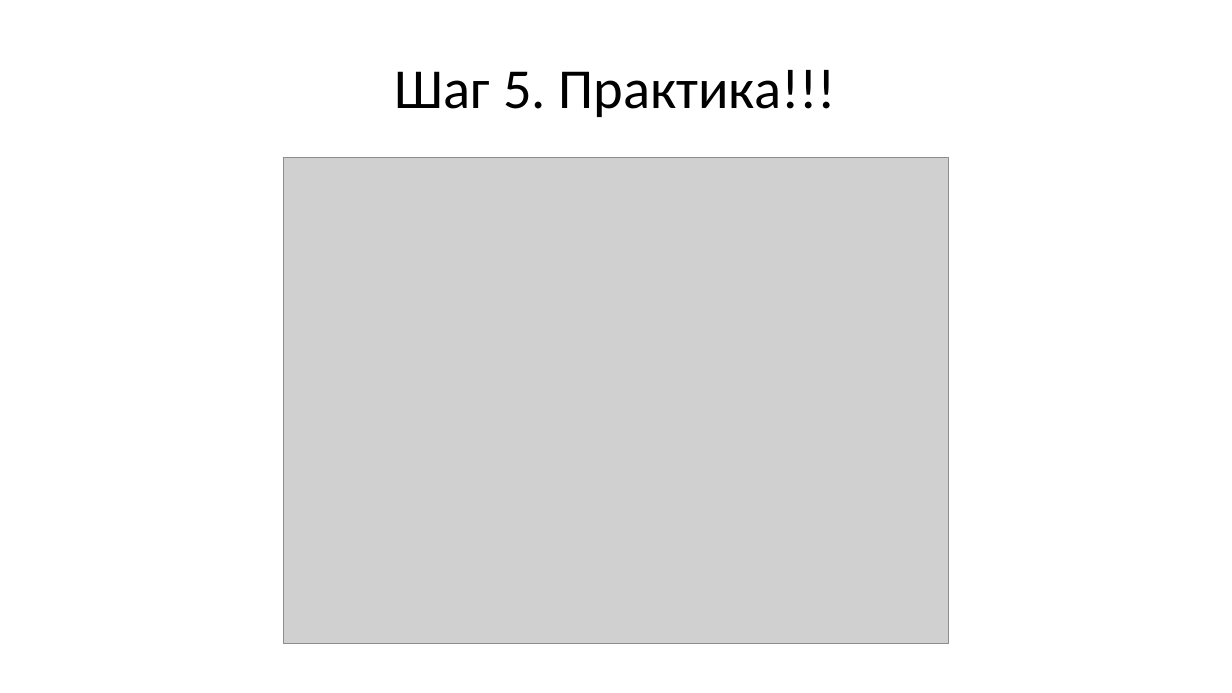
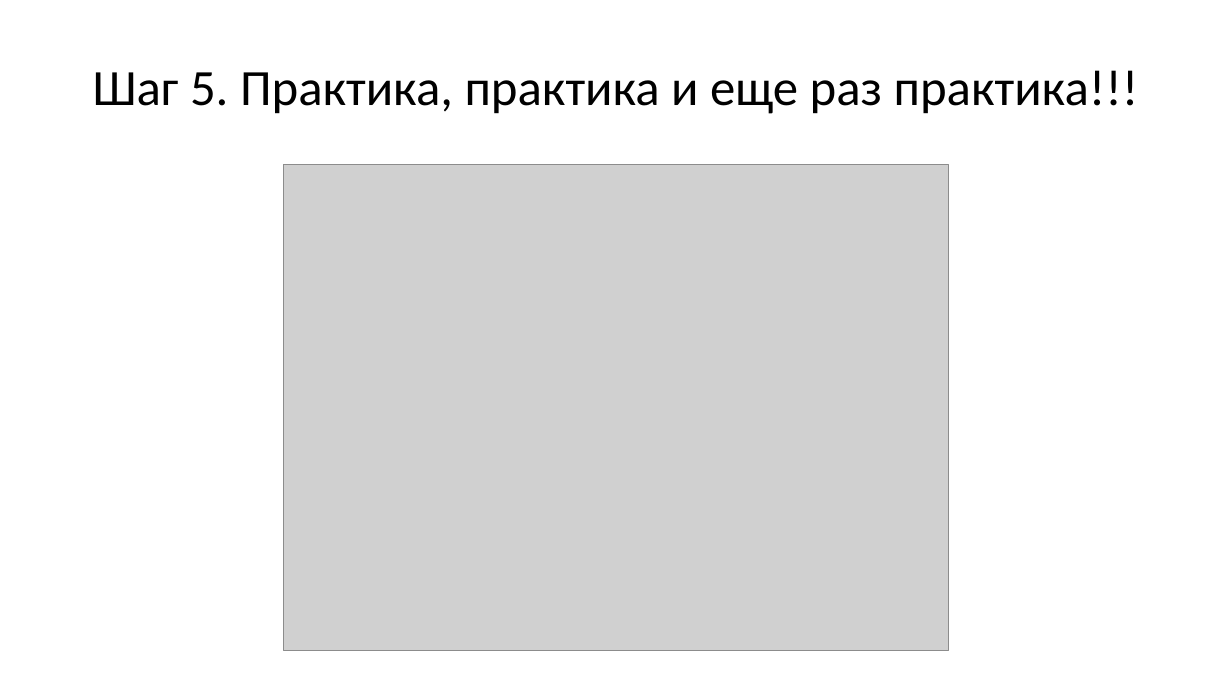
Before and after one commit to maxchv/LearnPython, a slide deck: slide 20 of webminar.pptx. Drawn at 1232x693 pixels with LibreOffice and Linux fonts; fonts in the diff are those of the drawing; grey boxes stand for pictures. Boxes give left, top, right and bottom in pixels: in the first picture for what was removed or moved away, otherwise in the second. Text is boxed around its words. In the diff, an @@ line names an element or a change of style, - is before the commit and + after.

```diff
--- a/webminar.pptx
+++ b/webminar.pptx
@@ title at box(93, 70, 1139, 114): text changed; size 44 to 39.6 pt @@
-Шаг 5. Практика!!!
+Шаг 5. Практика, практика и еще раз практика!!!
@@ picture: place and size @@
-picture at box(284, 157, 949, 643)
+picture at box(284, 165, 949, 651)
```
Also in this commit, not shown: 8 other slides changed, 5 slides added, 1 slide removed.
